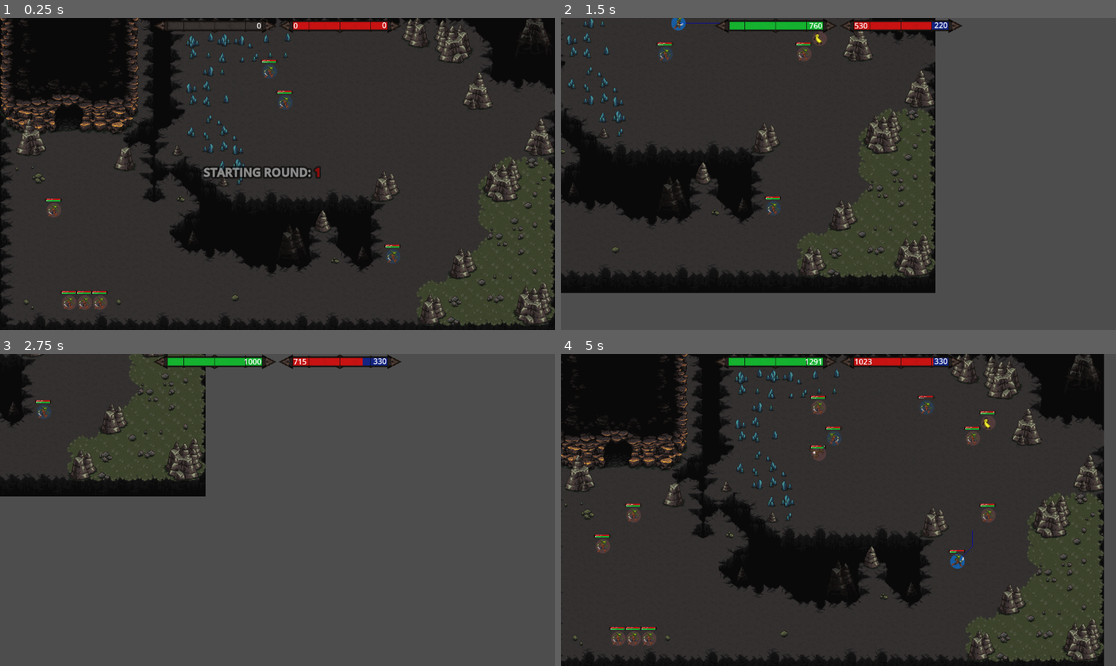
Above: before the commit, frames 1-4 (two rows, left to right).
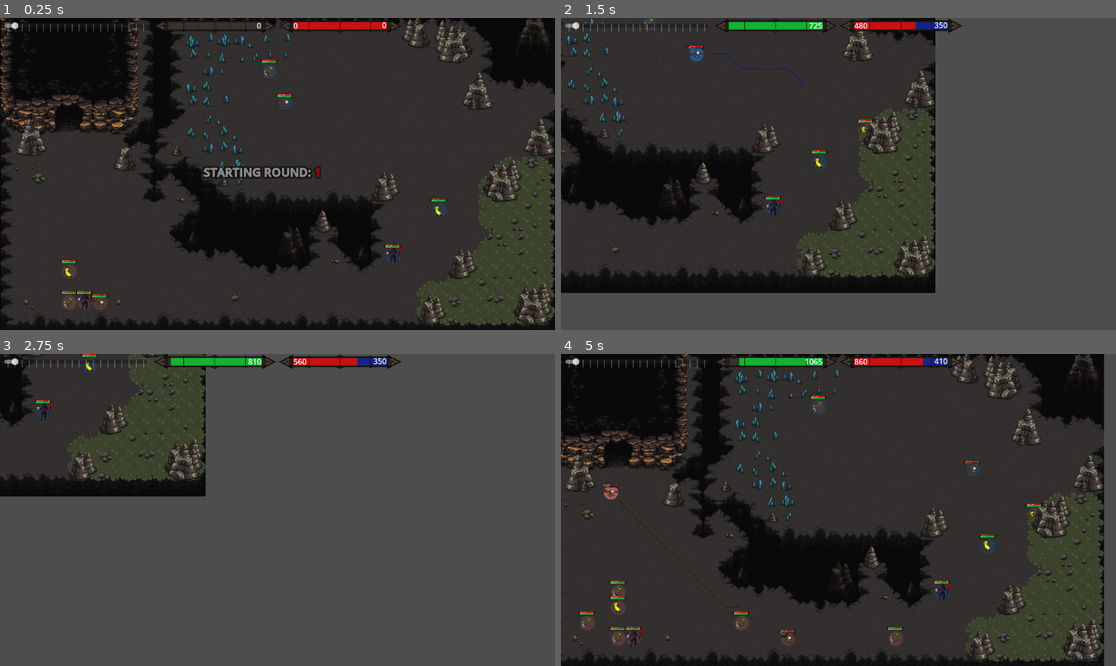
Above: after the commit, the same moments.

Repository: SeeNoirSeeNo/SeeNoHope-The-Final-Bastion
Game: Godot game, scene res://MainScenes/Battle.tscn
The game is run twice, just before and just after one commit, with the same random seed, the same clock (stepped at 60 frames per second) and the same inputs.
Inputs (mouse positions are in pixels of both pictures, inside the frame that each line leads up to):
- Up to frame 1 (0.25 s): no input
- Up to frame 2 (1.5 s): move the mouse to (960, 158) at 0.52 s; hold D (Right) 0.53-1.28 s; hold U (unit) 0.53-1.28 s; click (960, 158) at 0.6 s; move the mouse to (727, 189) at 1.27 s; hold S (Down) from 1.28 s (still down); tap U (unit) at 1.35 s
- Up to frame 3 (2.75 s): click (166, 525) at 1.55 s; move the mouse to (333, 441) at 2.02 s; release S (Down) at 2.03 s; hold D (Right) from 2.03 s (still down); hold U (unit) from 2.03 s (still down); click (333, 441) at 2.1 s
- Up to frame 4 (5 s): move the mouse to (810, 572) at 2.77 s; release D (Right) at 2.78 s; release U (unit) at 2.78 s; hold W (Up) 2.78-3.53 s; tap U (unit) at 2.85, 4.35 s; click (810, 572) at 3.05 s; move the mouse to (1005, 556) at 3.52 s; hold U (unit) 3.53-4.28 s; hold A (Left) from 3.53 s (still down); click (1005, 556) at 3.6 s; move the mouse to (672, 463) at 4.27 s; click (672, 463) at 4.55 s

The runs differ from the first frame. In frame 1, 0.8% of the frame differs, in the area x 0-81%, y 1-94%; in frame 2, 1.1%; in frame 3, 0.4%; in frame 4, 2.6%, in the area x 0-87%, y 1-94%.

Commit message:
Working Cycle

Diff:
--- a/Agents&Tools/ColorAgent/ColorAgent.gd
+++ b/Agents&Tools/ColorAgent/ColorAgent.gd
@@ -9,3 +9,4 @@
 
 @export var crit_text_color : Color
 @export var status_text_color : Color
+@export var miss_text_color : Color
--- a/Agents&Tools/ColorAgent/ColorAgent.tscn
+++ b/Agents&Tools/ColorAgent/ColorAgent.tscn
@@ -11,3 +11,4 @@
 heal_color = Color(0, 0.556863, 0, 1)
 crit_text_color = Color(0.745098, 0, 0, 1)
 status_text_color = Color(0.796078, 0.654902, 0.262745, 1)
+miss_text_color = Color(0.905882, 0, 0.917647, 1)
--- a/Agents&Tools/Timeline/Timeline.gd
+++ b/Agents&Tools/Timeline/Timeline.gd
@@ -100,3 +100,21 @@
 		unit.is_done_for_the_round = false
 		unit.refill_timeunits()
 	start_turn()
+
+func count_alive_units(group_name: String) -> int:
+	var count = 0
+	for unit in get_tree().get_nodes_in_group(group_name):
+		if not unit.is_dead:
+			count += 1
+	return count
+
+func compare_alive_units() -> String:
+	var player_alive_count = count_alive_units("Player")
+	var enemy_alive_count = count_alive_units("Enemy")
+
+	if player_alive_count > enemy_alive_count:
+		return "Player"
+	elif enemy_alive_count > player_alive_count:
+		return "Enemy"
+	else:
+		return "Both teams have the same number of alive units"
--- a/Agents&Tools/UnitFactory/UnitFactory.gd
+++ b/Agents&Tools/UnitFactory/UnitFactory.gd
@@ -7,6 +7,7 @@
 ### @ONREADY ###
 @onready var navigation_grid : NavigationGrid = $"../NavigationGrid"
 @onready var map = $"../../Map"
+@onready var timeline = $"../Timeline"
 ### VARIABLES ###
 var possible_units = ["FlyingEye", "CaveGoblin", "BananaMan", "Necromancer"]
 var tile_map : TileMap
@@ -76,11 +77,12 @@
 
 
 
+#RANDOM UNIT IN RANDOM TEAM
 func spawn_random_unit(round):
 	var type = possible_units[randi() % possible_units.size()] # Pick a random unit type
-	print("UnitFactory: type = ", type)
+#	print("UnitFactory: type = ", type)
 	var position = navigation_grid.free_cells.pick_random() # Pick a random free cell
-	print("UnitFactory: position = ", position)
+#	print("UnitFactory: position = ", position)
 	var parent
 	var group
 	if round % 2 == 0:
@@ -91,8 +93,29 @@
 		group = "Player"
 	create_unit(type, position, parent, group, true)
 
+#RANDOM UNIT FOR WEAKER TEAM
+func spawn_unit_for_weaker_team(round):
+	var type = possible_units[randi() % possible_units.size()]
+	var position = navigation_grid.free_cells.pick_random()
+	var parent
+	var group
+	var stronger_team = timeline.compare_alive_units()
+	if stronger_team == "Player":
+		parent = "Enemy"
+		group = "Enemy"
+		create_unit(type, position, parent, group, true)
+	elif stronger_team == "Enemy":
+		parent = "Player"
+		group = "Player"
+		create_unit(type, position, parent, group, true)
+	else:
+		spawn_random_unit(round)
+
+#COMPARE UNITS AND SPAWN
 func _on_round_finished(round):
-	spawn_random_unit(round)
+	print("The Player has: ", timeline.count_alive_units("Player"), " units!")
+	print("The Enemy has: ", timeline.count_alive_units("Enemy"), " units!")
+	spawn_unit_for_weaker_team(round)
 
 #func spawn_unit():
 #	var type = possible_units[randi() % possible_units.size()] # Choose a random unit type
--- /dev/null
+++ b/Graphics & UI/GamespeedButton/gamespeed_button.tscn
@@ -0,0 +1,9 @@
+[gd_scene format=3 uid="uid://cwvsodv8h8wy"]
+
+[node name="GamespeedSlider" type="HSlider"]
+offset_right = 326.0
+offset_bottom = 16.0
+max_value = 20.0
+value = 10.0
+tick_count = 20
+ticks_on_borders = true
--- a/MainScenes/Battle.gd
+++ b/MainScenes/Battle.gd
@@ -11,6 +11,7 @@
 @onready var timeline_bar = $Battle_UI/Control/HBoxContainer/TimeLineBar
 @onready var prediction_bar = $Battle_UI/Control/HBoxContainer/PredictionBar
 @onready var battle_ui = $Battle_UI
+@onready var gamespeed_slider = $Battle_UI/GamespeedSlider
 
 
 
@@ -23,12 +24,13 @@
 	map_picker.load_map() #Load a map (at random)
 
 	unit_factory.create_unit("CaveGoblin", Vector2i(17,3), "Player", "Player", true)
-	unit_factory.create_unit("CaveGoblin", Vector2i(18,5), "Player", "Player", true)
-	unit_factory.create_unit("CaveGoblin", Vector2i(25,15), "Player", "Player", true)
-	unit_factory.create_unit("CaveGoblin", Vector2i(3,12), "Enemy", "Enemy", true)
+	unit_factory.create_unit("FlyingEye", Vector2i(18,5), "Player", "Player", true)
+	unit_factory.create_unit("Necromancer", Vector2i(25,15), "Player", "Player", true)
+	unit_factory.create_unit("BananaMan", Vector2i(28,12), "Player", "Player", true)
+	unit_factory.create_unit("BananaMan", Vector2i(4,16), "Enemy", "Enemy", true)
 	unit_factory.create_unit("CaveGoblin", Vector2i(4,18), "Enemy", "Enemy", true)
-	unit_factory.create_unit("CaveGoblin", Vector2i(5,18), "Enemy", "Enemy", true)
-	unit_factory.create_unit("CaveGoblin", Vector2i(6,18), "Enemy", "Enemy", true)
+	unit_factory.create_unit("Necromancer", Vector2i(5,18), "Enemy", "Enemy", true)
+	unit_factory.create_unit("FlyingEye", Vector2i(6,18), "Enemy", "Enemy", true)
 
 	Audioplayer.play_music(music)
 
@@ -49,3 +51,13 @@
 	unit.turn_finished.connect(timeline._on_turn_finished)
 	unit.unit_died.connect(timeline._on_unit_died)
 	unit.unit_died.connect(navigation_grid._on_unit_died)
+
+
+func _on_gamespeed_button_button_down():
+	print("speed2x")
+	Engine.time_scale += 2.0
+
+
+func _on_gamespeed_slider_value_changed(value):
+	Engine.time_scale = value
+	print(Engine.time_scale)
--- a/MainScenes/Battle.tscn
+++ b/MainScenes/Battle.tscn
@@ -9,6 +9,7 @@
 [ext_resource type="Script" path="res://MainScenes/Camera2D.gd" id="6_msmka"]
 [ext_resource type="Script" path="res://Agents&Tools/Timeline/Timeline.gd" id="6_t15fm"]
 [ext_resource type="PackedScene" uid="uid://c3tc28a0qxxdy" path="res://Graphics & UI/Battle_UI/battle_ui.tscn" id="9_y0wmg"]
+[ext_resource type="PackedScene" uid="uid://cwvsodv8h8wy" path="res://Graphics & UI/GamespeedButton/gamespeed_button.tscn" id="10_lrl5f"]
 
 [node name="Battle" type="Node"]
 script = ExtResource("1_wgiy2")
@@ -42,3 +43,12 @@
 script = ExtResource("6_msmka")
 
 [node name="Battle_UI" parent="." instance=ExtResource("9_y0wmg")]
+
+[node name="GamespeedSlider" parent="Battle_UI" instance=ExtResource("10_lrl5f")]
+offset_left = 9.0
+offset_top = 8.0
+offset_right = 306.0
+offset_bottom = 24.0
+value = 1.0
+
+[connection signal="value_changed" from="Battle_UI/GamespeedSlider" to="." method="_on_gamespeed_slider_value_changed"]
--- a/Units/BananaMan/BananaMan.gd
+++ b/Units/BananaMan/BananaMan.gd
@@ -3,7 +3,9 @@
 var critical_strike_scene = preload("res://UnitSkills/CriticalStrike/CriticalStrike.tscn")
 
 func _init():
-	pass
+	has_crit = true
+	has_lifeleech = true
+	has_miss = true
 
 func _ready():
 	super()
--- a/Units/BananaMan/BananaMan.tscn
+++ b/Units/BananaMan/BananaMan.tscn
@@ -471,13 +471,14 @@
 attack_sound = ExtResource("3_cxcsp")
 death_sound = ExtResource("4_hlcm6")
 hit_sound = ExtResource("5_j4byt")
-health_points = 90
-base_min_damage = 15
-base_max_damage = 25
+health_points = 70
+base_min_damage = 14
+base_max_damage = 22
 move_cost = 13
 attack_cost = 16
 wait_cost = 5
-evasion_chance = 35
+evasion_chance = 66
+miss_chance = 10
 
 [node name="CollisionShape2D" type="CollisionShape2D" parent="."]
 shape = SubResource("CircleShape2D_2pi0q")
--- a/Units/BaseUnit/BaseUnit.gd
+++ b/Units/BaseUnit/BaseUnit.gd
@@ -108,7 +108,7 @@
 		return alive_enemies.pick_random()
 
 func crit(damage):
-	if has_crit:
+	if has_crit && damage > 0:
 		if randf() * 100 <= crit_chance:
 			var min_crit = base_min_damage * (crit_multiplier / 100)
 			var max_crit = base_max_damage * (crit_multiplier / 100)
@@ -123,33 +123,30 @@
 func miss():
 	if has_miss:
 		if randf() * 100 <= miss_chance:
-			healthbar.create_floating_label("Miss!", ColorAgent.crit_text_color, label_velocity + Vector2(-5,-10), label_duration)
-			end_turn()
+			healthbar.create_floating_label("Miss!", ColorAgent.miss_text_color, label_velocity + Vector2(-5,-10), label_duration)
+			miss_flag = true
 
 func attack():
 	var damage : int
-	miss()
 #	print("I am ", self, " at cell ", current_cell, " and I choose to attack!")
 	var target_enemy = choose_target() #Choose Alive Target
 	flip_sprite_combat(current_cell, target_enemy.current_cell)
 	play_animation("Attack")
 	Audioplayer.play_sound(attack_sound)
-
 	pay_attack_cost()
-
+	miss()
 	damage = roll_damage() #roll base damage
 	damage = crit(damage) #roll crit and adjust damage
-
+	if miss_flag:
+		damage = 0
 	deal_damage(self, target_enemy, damage)
-
+	await animation_player.animation_finished
 	lifeleech(damage)
-
-	await animation_player.animation_finished
 	reset_flags()
 	end_turn()
 
 func lifeleech(damage):
-	if has_lifeleech:
+	if has_lifeleech && damage > 0:
 		if randf() * 100 <= lifeleech_chance:
 			var heal_amount = damage * (lifeleech_multiplier)
 			healthbar.create_floating_label("Leech!", ColorAgent.crit_text_color, label_velocity + Vector2(-5,-10), label_duration)
@@ -164,6 +161,7 @@
 func reset_flags():
 	crit_flag = false
 	lifeleech_flag = false
+	miss_flag = false
 
 func roll_damage() -> int:
 	var damage = randi_range(min_damage, max_damage)
--- a/Units/CaveGoblin/CaveGoblin.tscn
+++ b/Units/CaveGoblin/CaveGoblin.tscn
@@ -398,24 +398,22 @@
 script = ExtResource("1_t1e8x")
 unit_type = "CaveGoblin"
 speed = 160
-timeunits = 110
+timeunits = 85
 move_sound = ExtResource("2_h3lbu")
 attack_sound = ExtResource("3_k1jgr")
 death_sound = ExtResource("4_0d0l1")
 hit_sound = ExtResource("5_qs2tx")
-health_points = 110
-base_min_damage = 10
-base_max_damage = 20
-lifeleech_multiplier = 0.2
-lifeleech_chance = 100
-move_cost = 15
-attack_cost = 15
+health_points = 80
+base_min_damage = 14
+base_max_damage = 18
+move_cost = 11
+attack_cost = 20
 wait_cost = 5
 crit_chance = 35
-crit_multiplier = 150.0
-self_heal_min = 3
-self_heal_max = 8
-miss_chance = 50
+crit_multiplier = 200.0
+self_heal_min = 20
+self_heal_max = 30
+miss_chance = 15
 
 [node name="CollisionShape2D" type="CollisionShape2D" parent="."]
 shape = SubResource("CircleShape2D_2pi0q")
--- a/Units/FlyingEye/FlyingEye.gd
+++ b/Units/FlyingEye/FlyingEye.gd
@@ -3,7 +3,9 @@
 var lifeleech_scene = preload("res://UnitSkills/LifeLeech/LifeLeech.tscn")
 
 func _init():
-	pass
+	has_crit = true
+	has_lifeleech = true
+	has_miss = true
 
 func _ready():
 	super()
--- a/Units/FlyingEye/FlyingEye.tscn
+++ b/Units/FlyingEye/FlyingEye.tscn
@@ -354,19 +354,20 @@
 script = ExtResource("1_4nd0p")
 unit_type = "FlyingEye"
 speed = 175
-timeunits = 125
+timeunits = 135
 move_sound = ExtResource("2_rykcm")
 attack_sound = ExtResource("3_ft5qi")
 death_sound = ExtResource("4_lohq0")
 hit_sound = ExtResource("5_6iuag")
-health_points = 75
+health_points = 60
 base_min_damage = 8
-base_max_damage = 15
-lifeleech_multiplier = 15.0
+base_max_damage = 12
+lifeleech_multiplier = 0.66
 lifeleech_chance = 100
-move_cost = 8
-attack_cost = 12
+move_cost = 15
+attack_cost = 15
 wait_cost = 5
+miss_chance = 5
 
 [node name="CollisionShape2D" type="CollisionShape2D" parent="."]
 shape = SubResource("CircleShape2D_2pi0q")
--- a/Units/Necromancer/Necromancer.gd
+++ b/Units/Necromancer/Necromancer.gd
@@ -1,4 +1,10 @@
 extends Unit
 
 func _init():
-	pass
+	has_crit = true
+	has_lifeleech = true
+	has_miss = true
+
+
+func end_of_turn_action():
+	regen()
--- a/Units/Necromancer/Necromancer.tscn
+++ b/Units/Necromancer/Necromancer.tscn
@@ -476,17 +476,19 @@
 script = ExtResource("1_ugu43")
 unit_type = "Necromancer"
 speed = 150
-timeunits = 100
+timeunits = 60
 move_sound = ExtResource("2_ai5em")
 attack_sound = ExtResource("3_6k61m")
 death_sound = ExtResource("4_ufkbe")
 hit_sound = ExtResource("5_5flbc")
-health_points = 100
-base_min_damage = 25
-base_max_damage = 35
-move_cost = 11
-attack_cost = 19
+health_points = 200
+base_min_damage = 40
+base_max_damage = 60
+move_cost = 10
+attack_cost = 30
 wait_cost = 5
+self_heal_min = 60
+self_heal_max = 60
 
 [node name="CollisionShape2D" type="CollisionShape2D" parent="."]
 shape = SubResource("CircleShape2D_2pi0q")
Not shown: 1 places in MainScenes/Battle.tscn that only renumber resources
